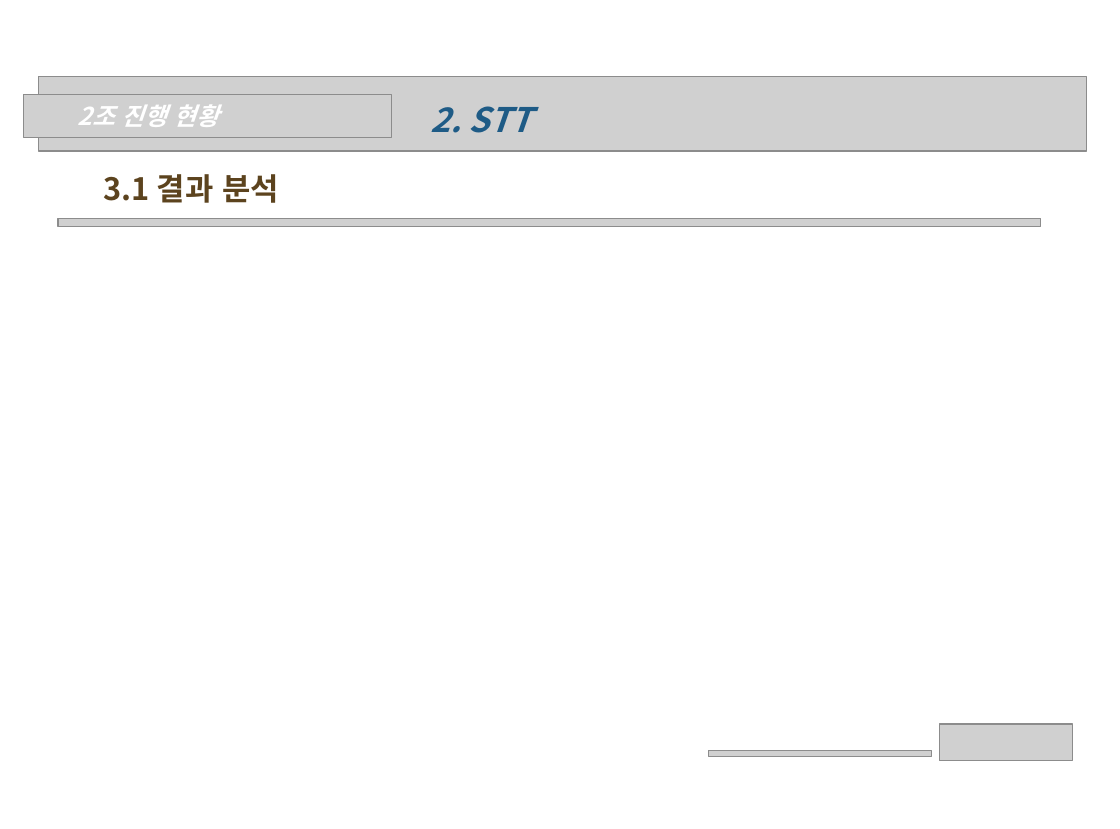
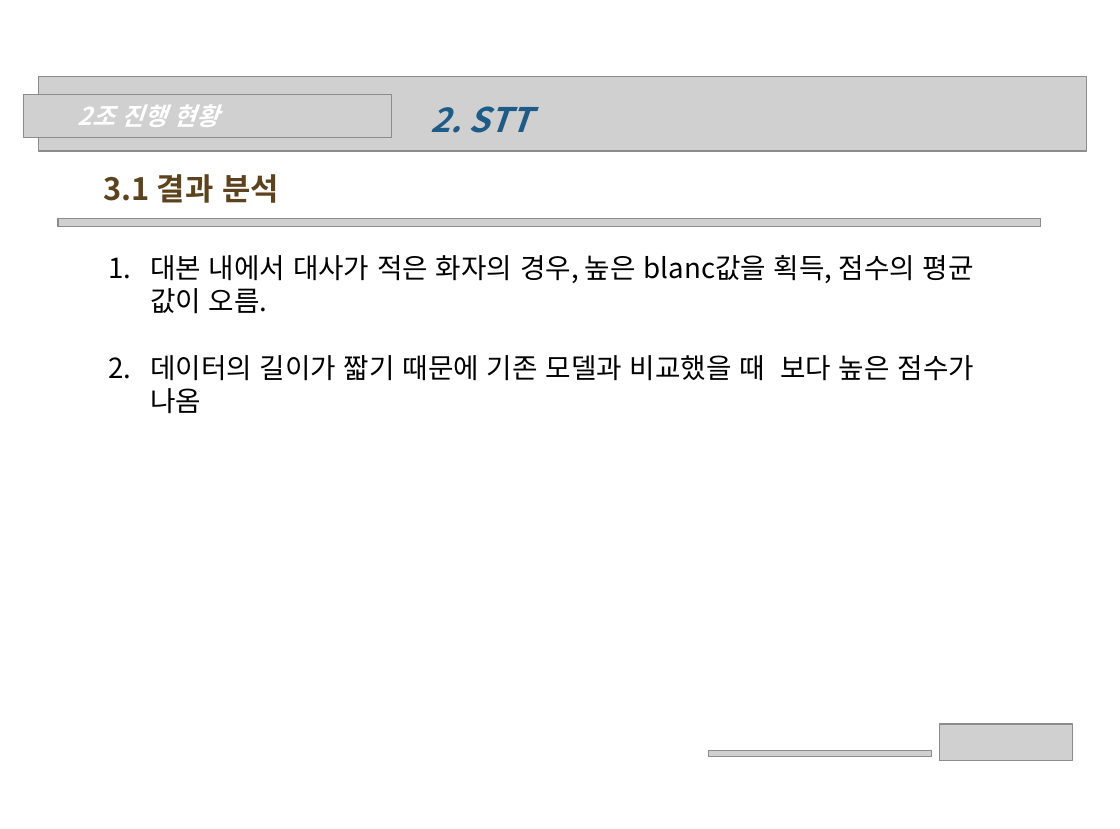
Before and after one commit to wonchul98/audio-to-summary, a slide deck: slide 12 of ppt/0527_2조_나현희_신원철.pptx. Drawn at 1120x829 pixels with LibreOffice and Linux fonts; fonts in the diff are those of the drawing; grey boxes stand for pictures; background and template pictures are left out. Boxes give left, top, right and bottom in pixels: in the first picture for what was removed or moved away, otherwise in the second. Text is boxed around its words. In the diff, an @@ line names an element or a change of style, - is before the commit and + after.

```diff
--- a/ppt/0527_2조_나현희_신원철.pptx
+++ b/ppt/0527_2조_나현희_신원철.pptx
@@ text added at <box>150,255,974,413</box>, 18 pt, text #000000 @@
+1. 대본 내에서 대사가 적은 화자의 경우, 높은 blanc값을 획득, 점수의 평균 값이 오름.
+2. 데이터의 길이가 짧기 때문에 기존 모델과 비교했을 때 보다 높은 점수가 나옴
```
Also in this commit, not shown: 9 other slides changed.
